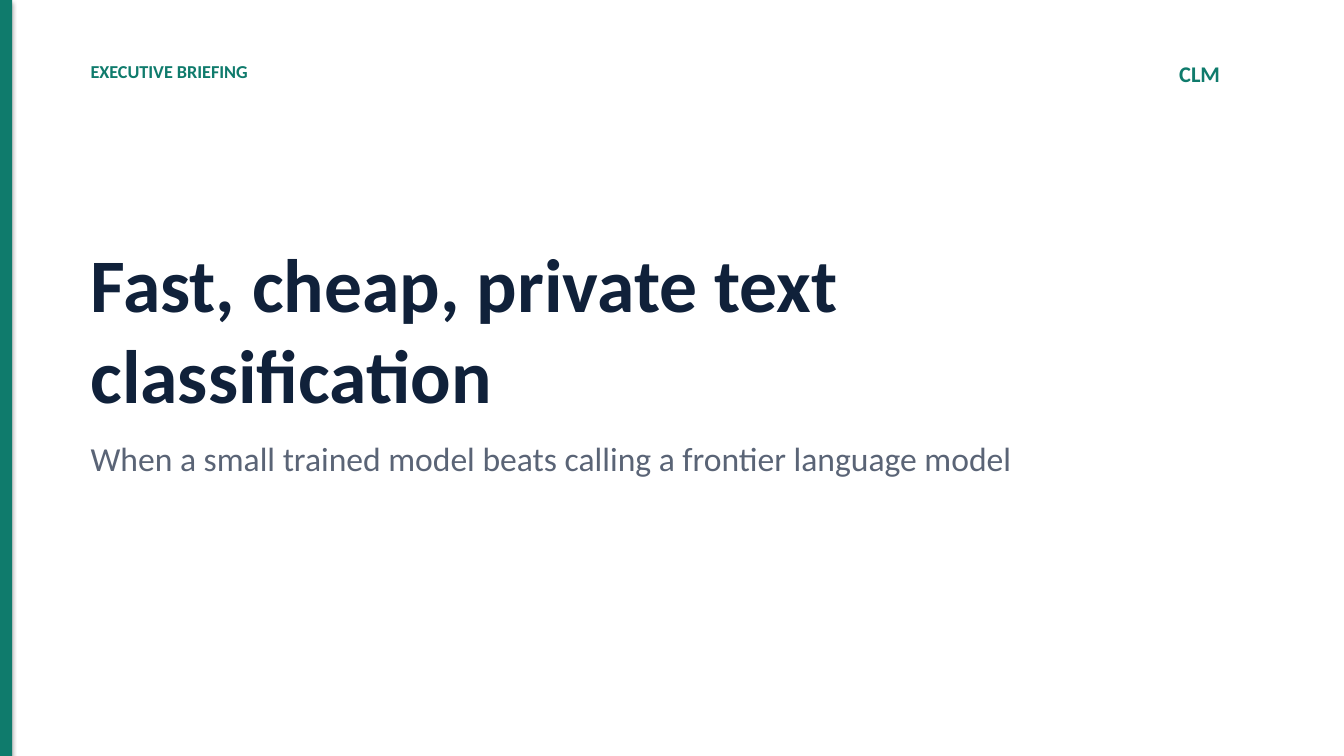
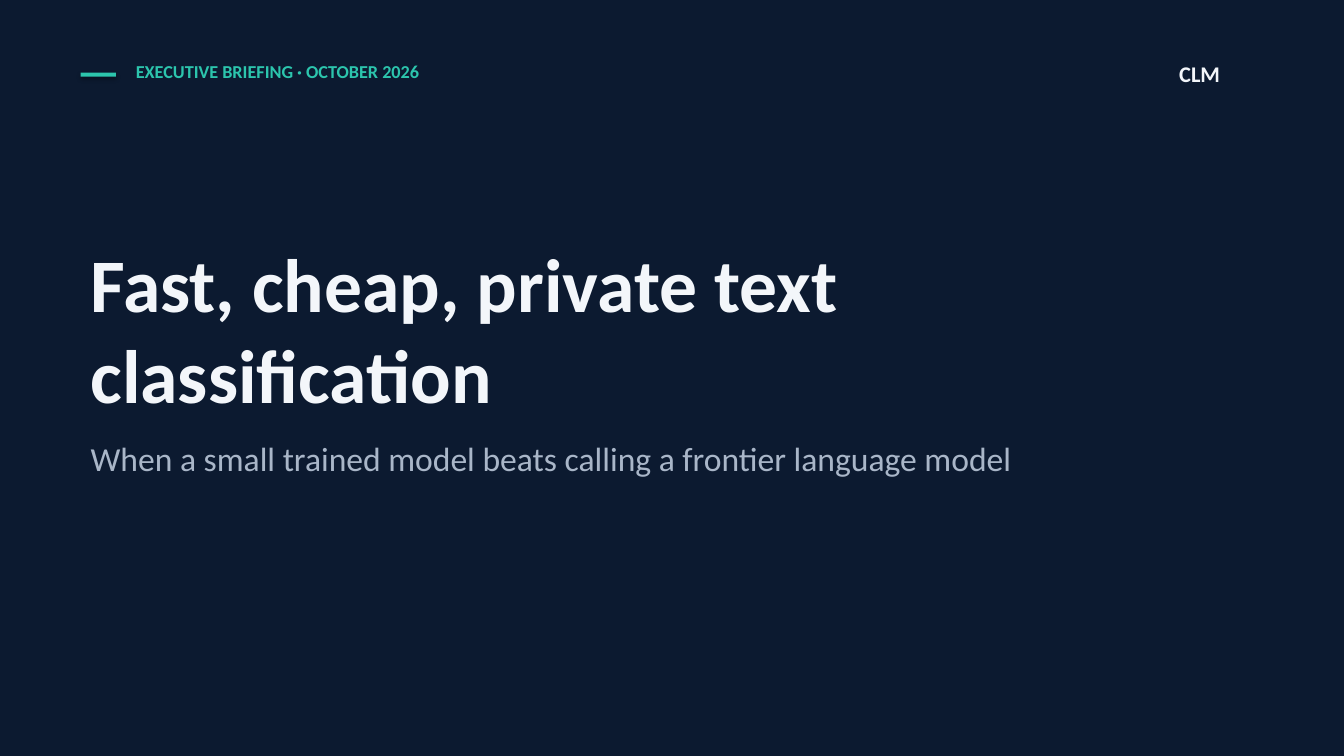
Before and after one commit to rgvvvg5mpz-collab/clm-nemotron, a slide deck: slide 1 of Marketing/CLM-Executive-Briefing.pptx. Drawn at 1344x756 pixels with LibreOffice and Linux fonts; fonts in the diff are those of the drawing. Boxes give left, top, right and bottom in pixels: in the first picture for what was removed or moved away, otherwise in the second. Text is boxed around its words. In the diff, an @@ line names an element or a change of style, - is before the commit and + after.

```diff
--- a/Marketing/CLM-Executive-Briefing.pptx
+++ b/Marketing/CLM-Executive-Briefing.pptx
@@ rectangle: place and size @@
-rectangle at box(0, 0, 12, 756)
+rectangle at box(0, 0, 1344, 756)
@@ rectangle at box(0, 0, 1344, 756): fill #0F7B6C to #0C1A30 @@
@@ text "CLM" at box(1179, 67, 1220, 82): text colour #0F7B6C to #F3F6FA @@
@@ rectangle added at box(81, 73, 116, 77), fill #2CC5AD @@
@@ text at box(136, 65, 419, 78): text changed; text colour #0F7B6C to #2CC5AD @@
-EXECUTIVE BRIEFING
+EXECUTIVE BRIEFING · OCTOBER 2026
@@ text "Fast, cheap, private text classification" at box(91, 259, 837, 404): text colour #10213A to #F3F6FA @@
@@ text "When a small trained model ..." at box(91, 447, 1011, 477): text colour #5A6476 to #A9B6C8 @@
```
Also in this commit, not shown: 9 other slides changed, 55 other files.
